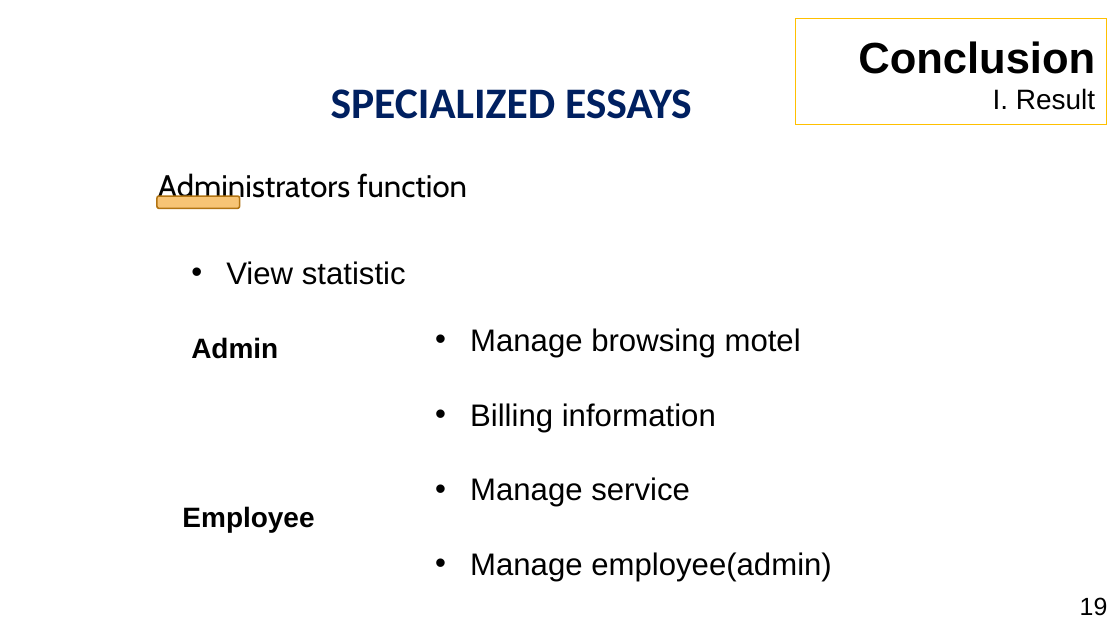
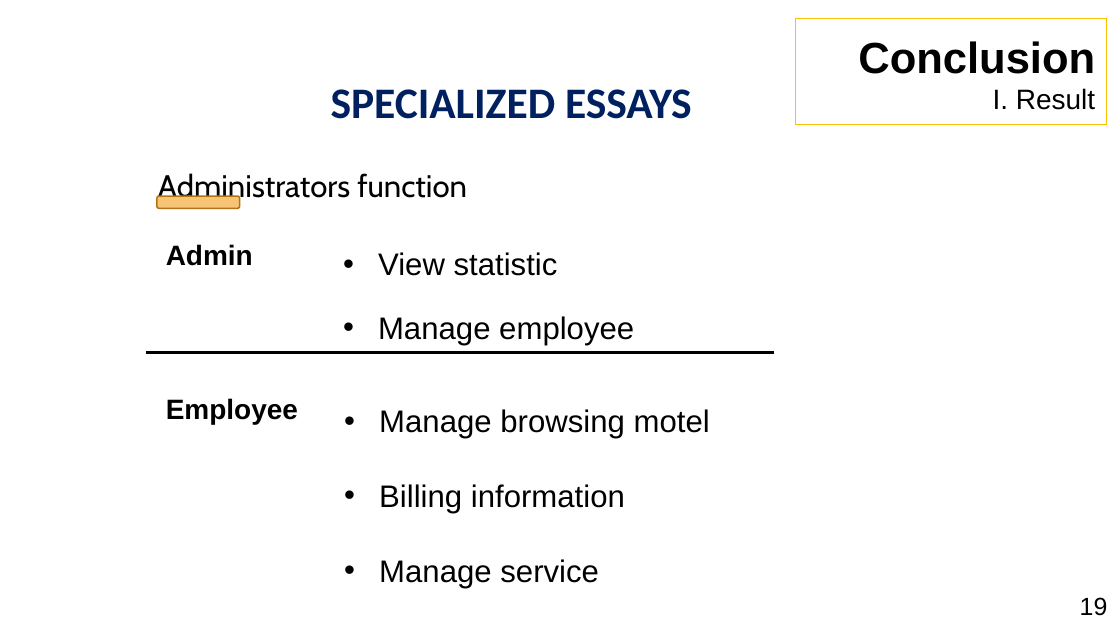
Before and after one commit to hoangchu234/webnhatroKLTN, a slide deck: slide 19 of Docs/Graduation thesis.pptx (slide 18 before the commit). Drawn at 1120x630 pixels with LibreOffice and Linux fonts; fonts in the diff are those of the drawing; background and template pictures are left out. Boxes give left, top, right and bottom in pixels: in the first picture for what was removed or moved away, otherwise in the second. Text is boxed around its words. In the diff, an @@ line names an element or a change of style, - is before the commit and + after.

```diff
--- a/Docs/Graduation thesis.pptx
+++ b/Docs/Graduation thesis.pptx
@@ text "View statistic" moved from (x1=226, y1=261, x2=406, y2=285) to (x1=378, y1=252, x2=558, y2=276) @@
@@ text "Admin" moved from (x1=191, y1=337, x2=278, y2=359) to (x1=166, y1=244, x2=253, y2=266) @@
@@ text added at (x1=378, y1=316, x2=634, y2=345), 20 pt, text #000000 @@
+• Manage employee
@@ line added from (146, 353) to (774, 353), #000000 1.5 pt @@
@@ text "Manage browsing motel" moved from (x1=470, y1=328, x2=832, y2=582) to (x1=379, y1=409, x2=710, y2=588) @@
@@ text "Employee" moved from (x1=182, y1=506, x2=314, y2=532) to (x1=166, y1=398, x2=298, y2=425) @@
@@ text at (x1=470, y1=552, x2=832, y2=582): paragraph removed @@
-• Manage employee(admin)
```
Also in this commit, not shown: 9 other slides changed, 1 slide added, 4 other files.
